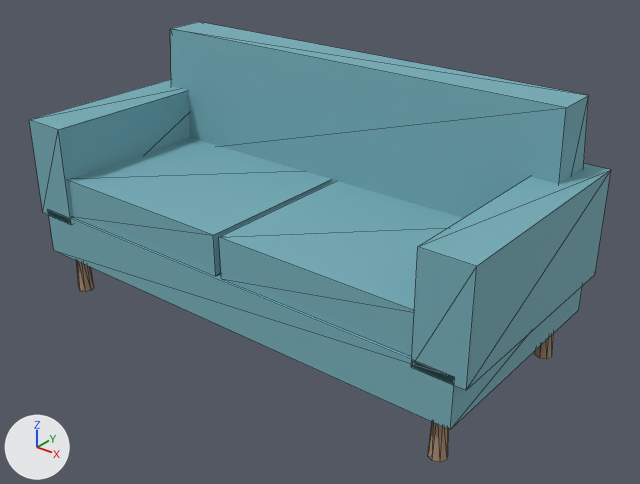
The glTF model assets/furniture/furniture_sofa_basic.glb as it was, and as the next commit left it.
Rendered twice from a 50 mm camera at (1.491, -1.768, 1.378) aimed at (0.075, 0.002, 0.281). The axes (+X, +Y, +Z) are drawn at lower left. The lights are the same throughout. The first picture is the older version. Mesh edges are drawn as thin lines. Vertices at exactly the same position are counted once.

Names of what the first picture shows: 'SofaBasic'.
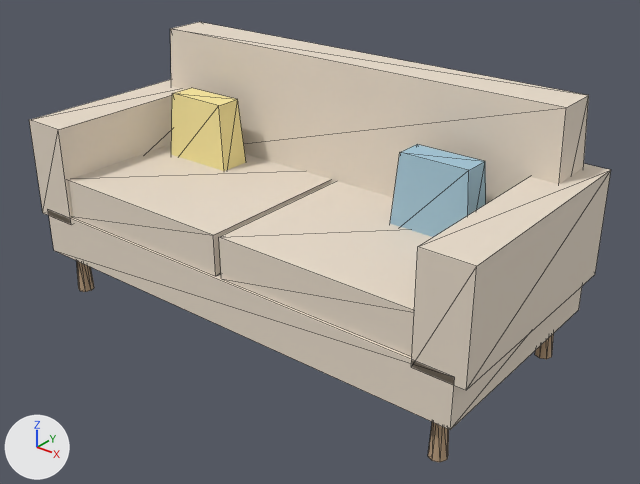
Pixel boxes (x1, y1, x2, y2) of what changed, in the pictures (640 x 484 px):
part 1 of me_sofabasicmesh, added (yellow): after (171, 88, 246, 171)
part 2 of me_sofabasicmesh, added (blue): after (390, 144, 486, 237)
part 3 of me_sofabasicmesh, recoloured: (77, 261, 554, 462) in both
part 4 of me_sofabasicmesh, recoloured (cyan to pale yellow): (29, 22, 611, 430) in both

The change, as a list of edits to the scene's bpy script:
```text
Add mat_sofaoakwood:
    mat_sofaoakwood = principled_material('SofaOakWood')
    mat_sofaoakwood.base_color = (0.52, 0.36, 0.22)  # beige #bfa281
    mat_sofaoakwood.roughness = 0.65
Add mat_pillowyellow:
    mat_pillowyellow = principled_material('PillowYellow')
    mat_pillowyellow.base_color = (0.94, 0.8, 0.34)  # yellow #f8e79e
    mat_pillowyellow.roughness = 0.85
Add mat_sofawarmsand:
    mat_sofawarmsand = principled_material('SofaWarmSand')
    mat_sofawarmsand.base_color = (0.82, 0.72, 0.6)  # pale yellow #eaddcb
    mat_sofawarmsand.roughness = 0.84
Add mat_pillowteal:
    mat_pillowteal = principled_material('PillowTeal')
    mat_pillowteal.base_color = (0.36, 0.56, 0.68)  # blue #a2c5d7
    mat_pillowteal.roughness = 0.85
Change me_sofabasicmesh:
    used by ob_sofabasic; location = (0.0, 0.0, 0.0)
    remove me_sofabasicmesh.from_pydata(...)  # 120 vertices, 200 faces; spans x -0.75..0.75, y -0.34..0.34, z 0.0..0.75
    add me_sofabasicmesh.from_pydata(...)  # 136 vertices, 224 faces; spans x -0.75..0.75, y -0.34..0.34, z 0.0..0.75
    me_sofabasicmesh part 1: the loose piece of 8 vertices spanning x -0.63..-0.01, y -0.33..0.27, z 0.28..0.4 is copied, and the copy is scaled about its middle by (0.355, 0.15, 2), then moved by (-0.1, 0.09, 0.14), in mat_pillowyellow (yellow #f8e79e); it spans x -0.54..-0.3, y 0.01..0.11, z 0.36..0.6
    me_sofabasicmesh part 2: the loose piece of 8 vertices spanning x 0.01..0.63, y -0.33..0.27, z 0.28..0.4 is copied, and the copy is scaled about its middle by (0.355, 0.15, 2), then moved by (0.1, 0.09, 0.14), in mat_pillowteal (blue #a2c5d7); it spans x 0.3..0.54, y 0.01..0.11, z 0.36..0.6
    me_sofabasicmesh part 3: 128 faces spanning x -0.69..0.69, y -0.31..0.31, z 0.0..0.14 switch from mat_sofalegswood (beige #ad9076) to mat_sofaoakwood (beige #bfa281)
    me_sofabasicmesh part 4: 72 faces spanning x -0.75..0.75, y -0.34..0.34, z 0.14..0.75 switch from mat_sofateal (cyan #76adb8) to mat_sofawarmsand (pale yellow #eaddcb)
    add me_sofabasicmesh.materials.append(mat_pillowyellow)  # yellow #f8e79e
    add me_sofabasicmesh.materials.append(mat_pillowteal)  # blue #a2c5d7
```
